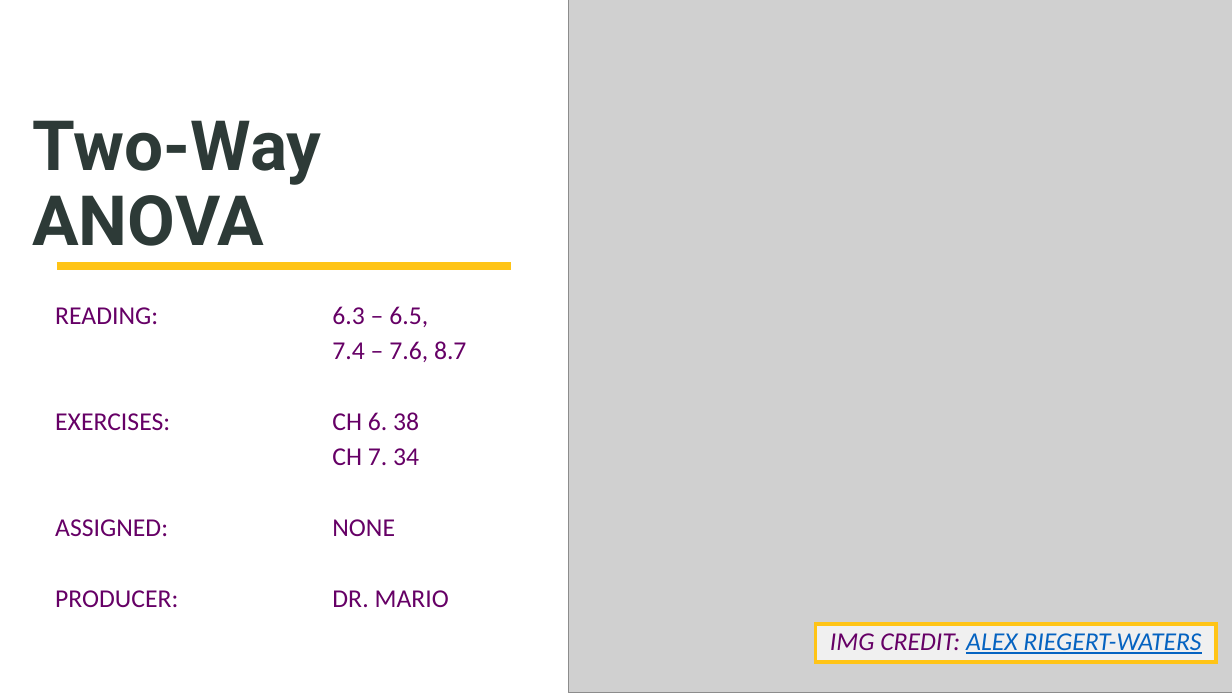
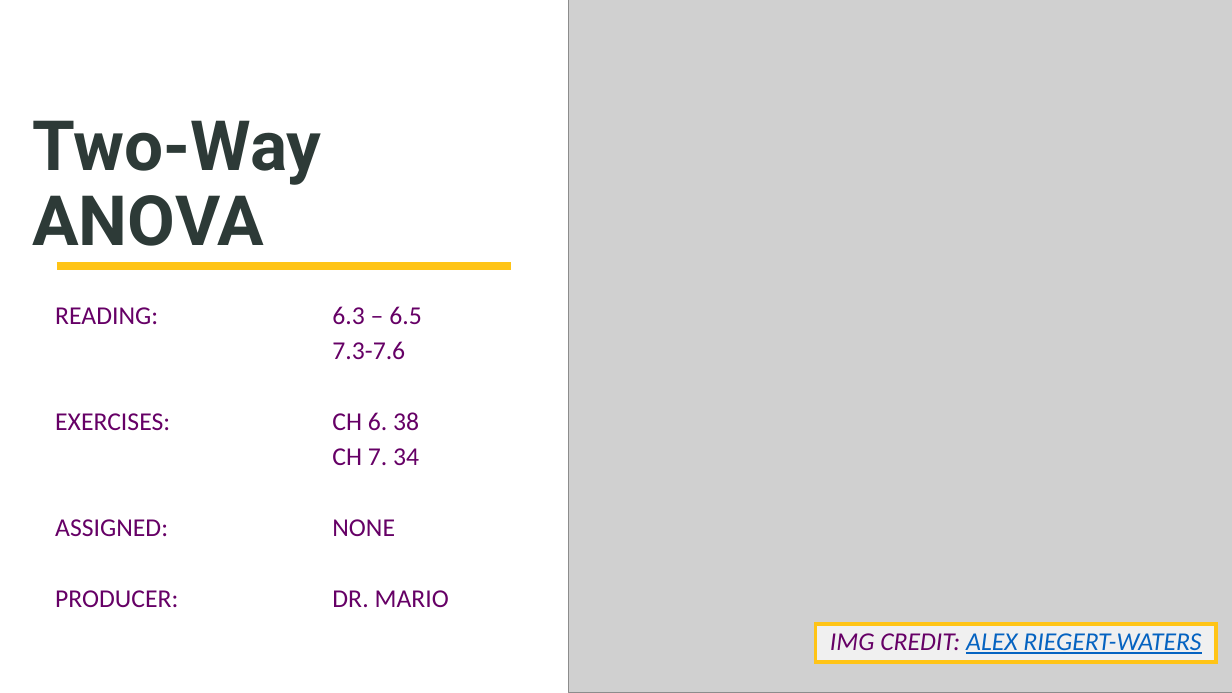
Before and after one commit to SuperMarioGiacomazzo/STOR455_WEBSITE, a slide deck: slide 1 of Lectures/26 - Two Way ANOVA.pptx. Drawn at 1232x693 pixels with LibreOffice and Linux fonts; fonts in the diff are those of the drawing; grey boxes stand for pictures. Boxes give left, top, right and bottom in pixels: in the first picture for what was removed or moved away, otherwise in the second. Text is boxed around its words. In the diff, an @@ line names an element or a change of style, - is before the commit and + after.

```diff
--- a/Lectures/26 - Two Way ANOVA.pptx
+++ b/Lectures/26 - Two Way ANOVA.pptx
@@ text at (x1=55, y1=306, x2=422, y2=360): text changed @@
-READING: 6.3 – 6.5,
-7.4 – 7.6, 8.7
+READING: 6.3 – 6.5
+7.3-7.6
```
Also in this commit, not shown: 1 other slide changed, 9 slides added, 16 other files.
